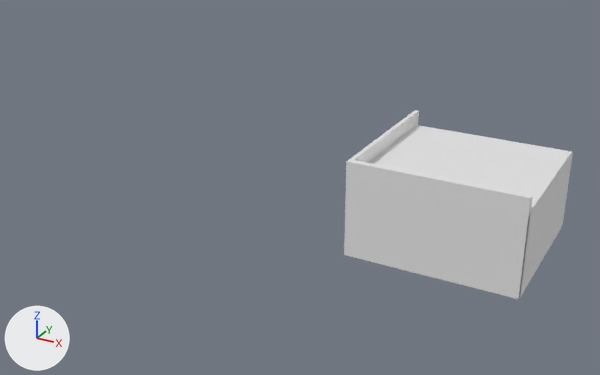
Two versions of the Blender file BlenderAssets/FConMiddleSection.blend, one commit apart.
Before and after are seen from a 50 mm lens placed at (1.6, -9.59, 4.53), pointed at (-3.32, -0.65, 0.06). The lights are fixed; the arrows at lower left show +X, +Y and +Z.

The first picture shows 'SM_FConvBarrierCorner', 'SM_FConvBelt'.
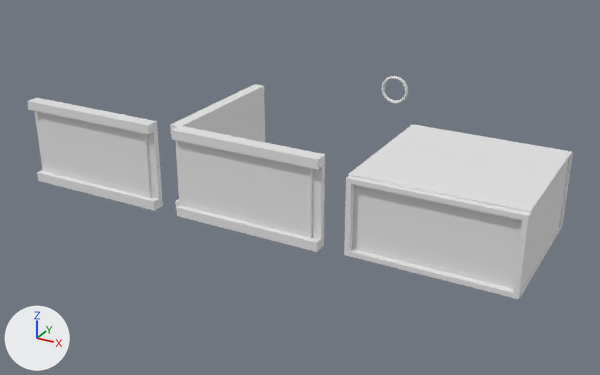
What differs and where, as boxes [x1, y1, x2, y2] in the pictures (600 x 375 px):
'SM_FConvBarrierCorner', reshaped, moved (18% narrower, 11% shorter)
    before: [344, 110, 533, 299]
    after: [170, 84, 325, 252]
'SM_FConvBarrierSide', reshaped, moved (not visible before)
    after: [27, 98, 163, 211]
'Cylinder.001', added
    after: [382, 76, 408, 104]
part 1 of me_cube_003, added
    after: [170, 84, 325, 252]
'SM_FConvBelt', unchanged, uncovered by the edit
    both: [344, 125, 573, 299]

Diff of the bpy script that builds the scene:
```diff
--- a/BlenderAssets/FConMiddleSection.blend.py
+++ b/BlenderAssets/FConMiddleSection.blend.py
@@ me_cube_003 @@
 # used by ob_sm_fconvbarriercorner; location = (0.0, 0.0, 0.0)
-me_cube_003.from_pydata(...)  # 16 vertices, 14 faces; spans x -2.0..0.0, y -2.0..0.0, z 0.03..1.17
+me_cube_003.from_pydata(...)  # 88 vertices, 86 faces; spans x -2.1..0.0, y -2.1..0.0, z 0.03..1.17
+# me_cube_003 part 1: 72 vertices added at x -2.1..0.0, y -2.1..0.0, z 0.03..1.17
@@ me_cube_002 @@
 # used by ob_sm_fconvbarrierside; location = (0.0, 0.0, 0.0)
-me_cube_002.from_pydata(...)  # 8 vertices, 6 faces; spans x -2.0..0.0, y -2.0..-1.93, z 0.02..1.17
+me_cube_002.from_pydata(...)  # 60 vertices, 58 faces; spans x -2.0..0.0, y -2.1..-1.93, z 0.02..1.17
+# me_cube_002 part 2: 52 vertices added at x -2.0..0.0, y -2.1..-1.93, z 0.02..1.17
@@ me_cylinder_001 @@
+me_cylinder_001.from_pydata(...)  # 64 vertices, 64 faces; spans x -0.98..0.98, y -0.98..0.98, z -1.0..1.0
@@ ob_sm_fconvbarriercorner @@
 ob_sm_fconvbarriercorner = bpy.data.objects.new('SM_FConvBarrierCorner', me_cube_003)
-ob_sm_fconvbarriercorner.location = (0.0, 0.0, 0.0)
+ob_sm_fconvbarriercorner.location = (-2.299, 0.0, 0.0)
@@ ob_sm_fconvbarrierside @@
 ob_sm_fconvbarrierside = bpy.data.objects.new('SM_FConvBarrierSide', me_cube_002)
-ob_sm_fconvbarrierside.location = (0.0, 0.0, 0.0)
+ob_sm_fconvbarrierside.location = (-4.622, 0.0, 0.0)
@@ ob_cylinder_001 @@
+ob_cylinder_001 = bpy.data.objects.new('Cylinder.001', me_cylinder_001)
+ob_cylinder_001.location = (-2.817, 1.302, 0.969)
+ob_cylinder_001.rotation_euler = (1.571, 0.0, 0.0)  # degrees (90, 0, 0)
+ob_cylinder_001.scale = (-0.214, -0.214, -0.0343)
+_m = ob_cylinder_001.modifiers.new('Subdivision', 'SUBSURF')
```
